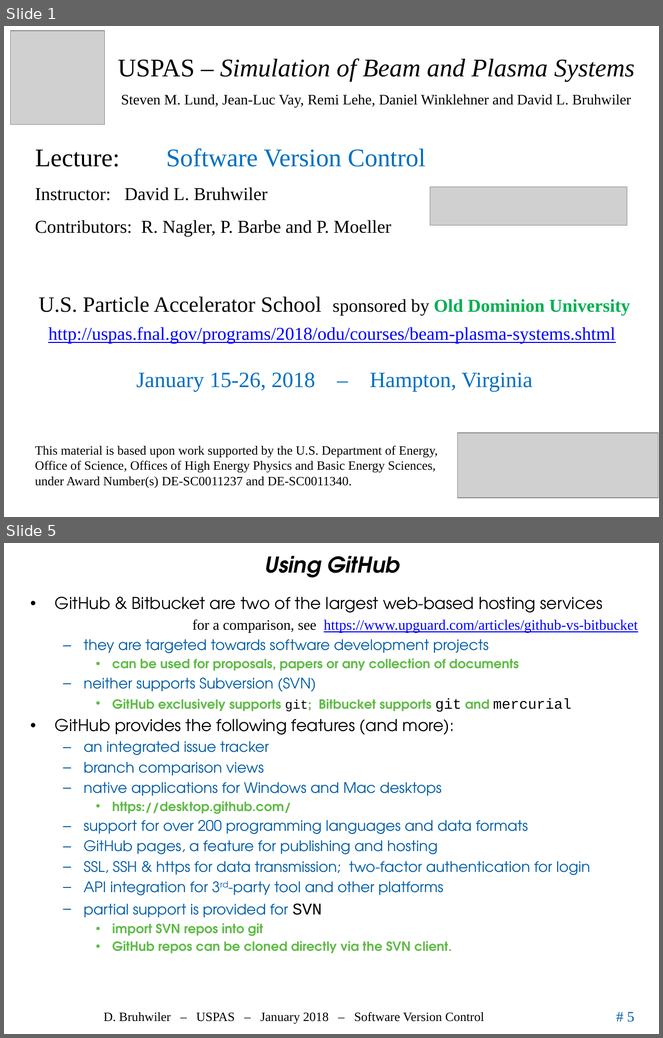
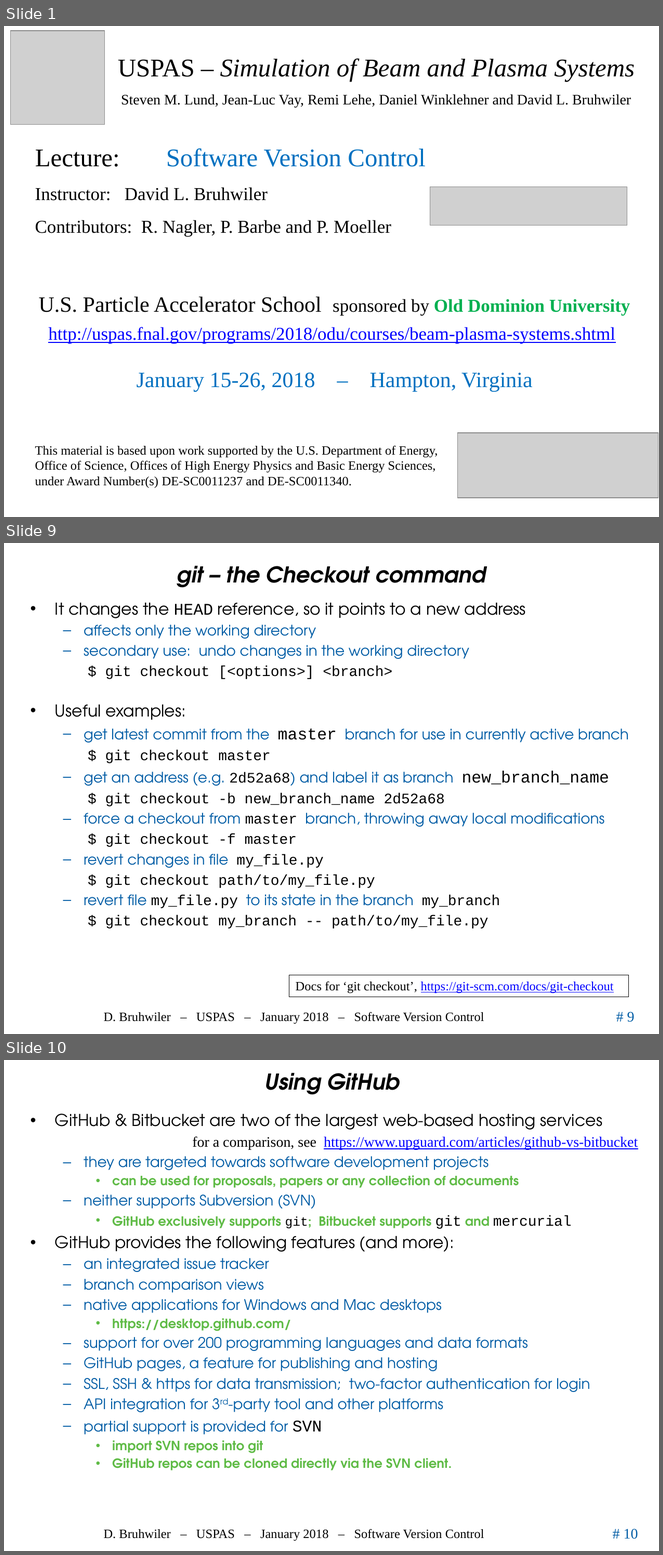
Before and after one commit to uspas/simbeamplasma18, a slide deck: software_version_control/lecture/2018_SoftwareVersionControl_Bruhwiler_USPAS.pptx. Shown one above the other, each under a label of ours: slides 1 and 5 before the commit, slides 1, 9 and 10 after it; the slides between them are not shown. The pictures are 663x1038 and 663x1555 pixels, drawn with LibreOffice and Linux fonts; fonts in the diff are those of the drawing; grey boxes stand for pictures; background and template pictures are left out. Boxes give left, top, right and bottom in pixels: in the first picture for what was removed or moved away, otherwise in the second. Text is boxed around its words. In the diff, an @@ line names an element or a change of style, - is before the commit and + after.

```diff
--- a/software_version_control/lecture/2018_SoftwareVersionControl_Bruhwiler_USPAS.pptx
+++ b/software_version_control/lecture/2018_SoftwareVersionControl_Bruhwiler_USPAS.pptx
@@ slide 9 added at (x1=4, y1=543, x2=659, y2=1034), background #FFFFFF; not listed: 3 template elements that a slide beside it also shows @@
@@ title added at (x1=177, y1=565, x2=486, y2=588), 24 pt, text #000000, bold, italic @@
+git – the Checkout command
@@ text added at (x1=55, y1=602, x2=629, y2=929), 16 pt, text #000000 @@
+• It changes the HEAD reference, so it points to a new address
+  – affects only the working directory
+  – secondary use: undo changes in the working directory
+$ git checkout [<options>] <branch>
+• Useful examples:
+  – get latest commit from the master branch for use in currently active branch
+$ git checkout master
+  – get an address (e.g. 2d52a68) and label it as branch new_branch_name
+$ git checkout -b new_branch_name 2d52a68
+  – force a checkout from master branch, throwing away local modifications
+$ git checkout -f master
+  – revert changes in file my_file.py
+$ git checkout path/to/my_file.py
+  – revert file my_file.py to its state in the branch my_branch
+$ git checkout my_branch -- path/to/my_file.py
@@ rectangle added at (x1=289, y1=976, x2=629, y2=997), outline #000000 0.75 pt, 14 pt, text #0000FF, underline @@
+Docs for ‘git checkout’, https://git-scm.com/docs/git-checkout
@@ what was slide 5 is now slide 10 @@
@@ page number at (x1=624, y1=1529, x2=638, y2=1539): text changed @@
-# 5
+# 10
```
Also in this commit, not shown: 3 slides changed, 4 other slides added, 1 slide removed.
